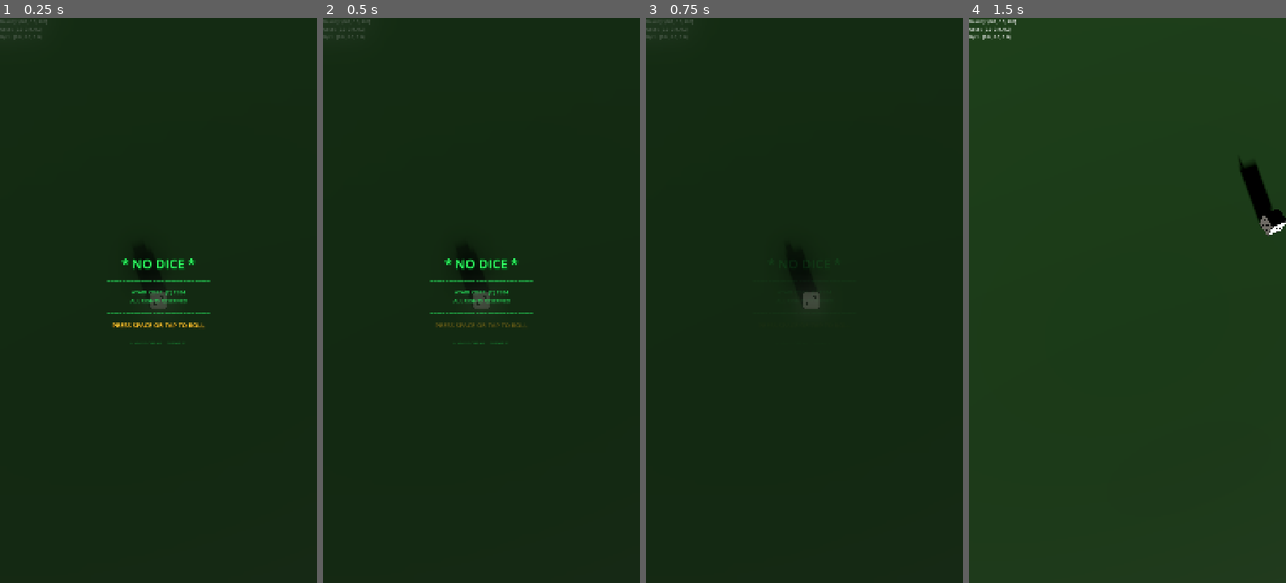
Above: before the commit, frames 1-4 (left to right).
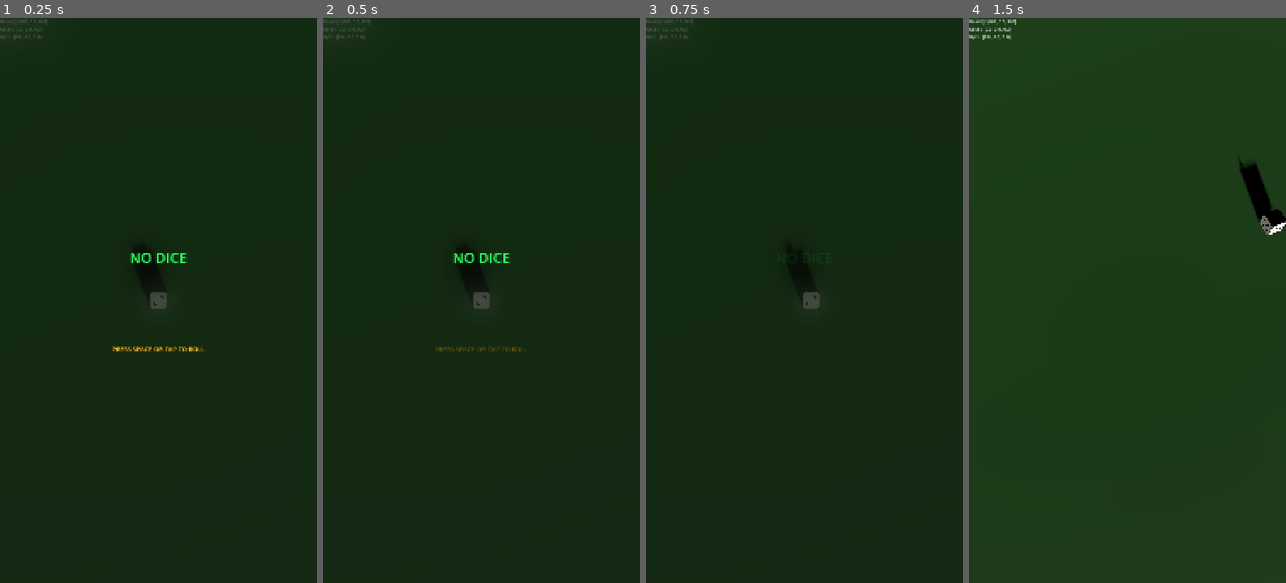
Above: after the commit, the same moments.

Repository: MatthieuLJ/no_dice
Game: Godot game, scene res://die.tscn
Same seed, same stepped clock (60 frames per second), same inputs: the game is played once before the commit and once after it.
Inputs (mouse positions are in pixels of both pictures, inside the frame that each line leads up to):
- Up to frame 1 (0.25 s): no input
- Up to frame 2 (0.5 s): no input
- Up to frame 3 (0.75 s): tap Space at 0.5 s; move the mouse to (874, 272) at 0.52 s; hold Right (ui_right) from 0.53 s (still down); tap R at 0.6 s; click (874, 272) at 0.67 s
- Up to frame 4 (1.5 s): tap Space at 0.77 s; release Right (ui_right) at 1.25 s; drag from (1064, 328) to (1111, 413) at 1.27 s

The runs differ from the first frame. In frame 1, 1.1% of the frame differs, in the area x 33-67%, y 41-59%; in frame 2, 1.0%; in frame 3, less than 0.1%; in frame 4, nothing differs.

Commit message:
style(ui): update start menu title to NO DICE and add middle ConfigContainer placeholder

Diff:
--- a/start_menu.tscn
+++ b/start_menu.tscn
@@ -9,24 +9,16 @@
 shader_parameter/mix_color = Color(0.02, 0.05, 0.03, 0.5)
 
 [sub_resource type="LabelSettings" id="LabelSettings_title"]
-font_size = 44
+font_size = 48
 font_color = Color(0.2, 1.0, 0.4, 1)
 shadow_size = 8
 shadow_color = Color(0.0, 0.4, 0.1, 0.8)
-
-[sub_resource type="LabelSettings" id="LabelSettings_subtitle"]
-font_size = 18
-font_color = Color(0.15, 0.85, 0.35, 0.9)
 
 [sub_resource type="LabelSettings" id="LabelSettings_blink"]
 font_size = 22
 font_color = Color(1.0, 0.8, 0.2, 1)
 shadow_size = 4
 shadow_color = Color(0.5, 0.3, 0.0, 0.8)
-
-[sub_resource type="LabelSettings" id="LabelSettings_credits"]
-font_size = 14
-font_color = Color(0.1, 0.65, 0.25, 0.7)
 
 [node name="StartMenu" type="CanvasLayer"]
 layer = 100
@@ -61,43 +53,22 @@
 offset_bottom = 180.0
 grow_horizontal = 2
 grow_vertical = 2
-theme_override_constants/separation = 14
+theme_override_constants/separation = 24
 alignment = 1
 
 [node name="Title" type="Label" parent="MenuContainer/VBoxContainer"]
 layout_mode = 2
-text = "* NO DICE *"
+text = "NO DICE"
 label_settings = SubResource("LabelSettings_title")
 horizontal_alignment = 1
 
-[node name="Divider1" type="Label" parent="MenuContainer/VBoxContainer"]
+[node name="ConfigContainer" type="VBoxContainer" parent="MenuContainer/VBoxContainer"]
 layout_mode = 2
-text = "=================================="
-label_settings = SubResource("LabelSettings_subtitle")
-horizontal_alignment = 1
-
-[node name="Copyright" type="Label" parent="MenuContainer/VBoxContainer"]
-layout_mode = 2
-text = "ATARI CORP. (C) 1984
-ALL RIGHTS RESERVED"
-label_settings = SubResource("LabelSettings_subtitle")
-horizontal_alignment = 1
-
-[node name="Divider2" type="Label" parent="MenuContainer/VBoxContainer"]
-layout_mode = 2
-text = "=================================="
-label_settings = SubResource("LabelSettings_subtitle")
-horizontal_alignment = 1
+size_flags_vertical = 3
+alignment = 1
 
 [node name="BlinkPrompt" type="Label" parent="MenuContainer/VBoxContainer"]
 layout_mode = 2
 text = "PRESS SPACE OR TAP TO ROLL"
 label_settings = SubResource("LabelSettings_blink")
 horizontal_alignment = 1
-
-[node name="Credits" type="Label" parent="MenuContainer/VBoxContainer"]
-layout_mode = 2
-text = "
-HIGH SCORE: 06    CREDIT 01"
-label_settings = SubResource("LabelSettings_credits")
-horizontal_alignment = 1
Not shown: 1 places in start_menu.tscn that only renumber resources
